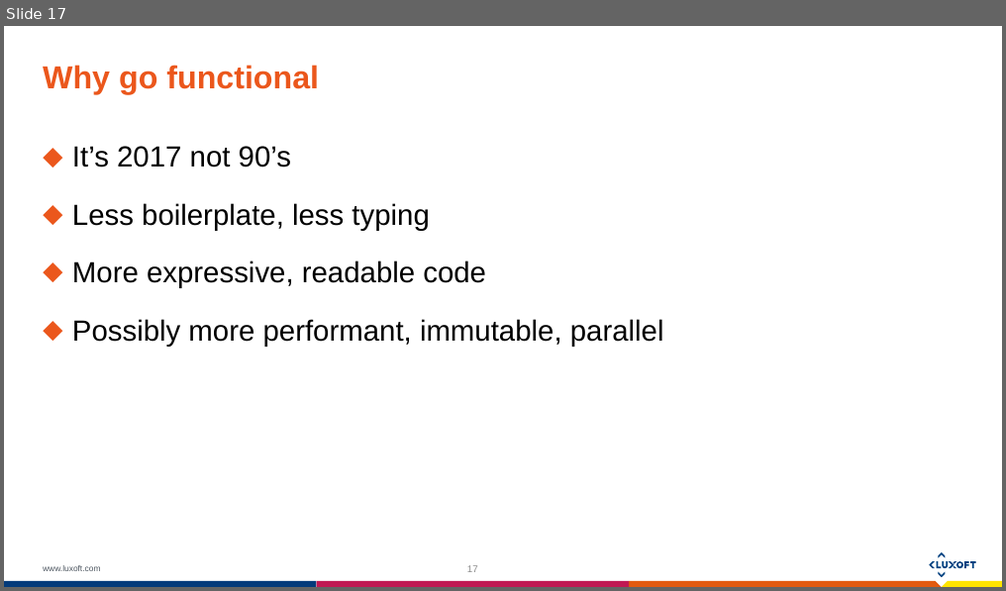
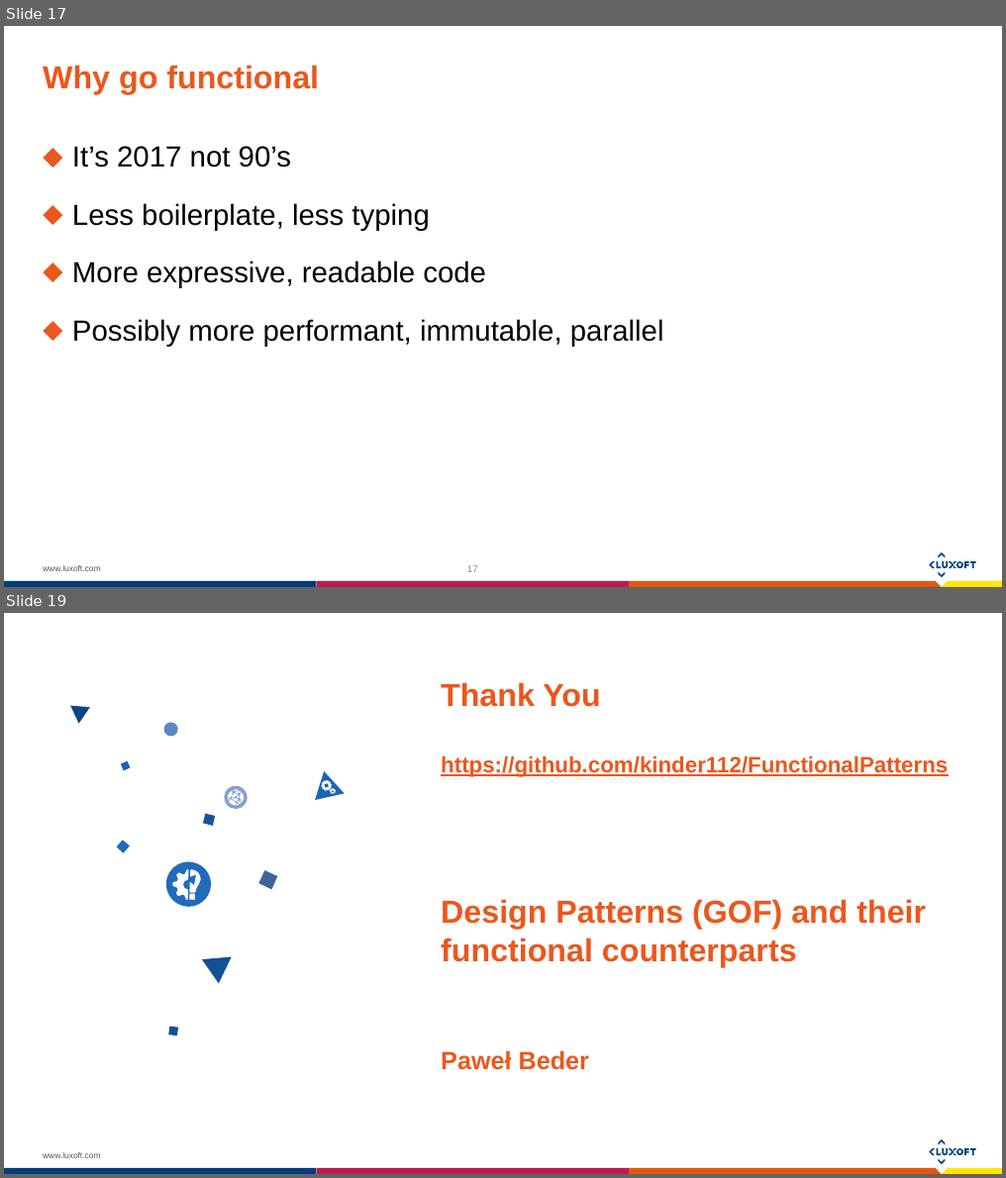
Before and after one commit to bederp/FunctionalPatterns, a slide deck: src/main/Design patterns and their functional counterparts - Luxoft Template.pptx. Shown one above the other, each under a label of ours: slide 17 before the commit, slides 17 and 19 after it; the slides between them are not shown. The pictures are 1006x591 and 1006x1178 pixels, drawn with LibreOffice and Linux fonts; fonts in the diff are those of the drawing. Boxes give left, top, right and bottom in pixels: in the first picture for what was removed or moved away, otherwise in the second. Text is boxed around its words. In the diff, an @@ line names an element or a change of style, - is before the commit and + after.

```diff
--- a/src/main/Design patterns and their functional counterparts - Luxoft Template.pptx
+++ b/src/main/Design patterns and their functional counterparts - Luxoft Template.pptx
@@ slide 19 added at (x1=4, y1=613, x2=1002, y2=1174), background #FFFFFF; not listed: 16 template elements that a slide beside it also shows @@
@@ title added at (x1=441, y1=682, x2=947, y2=1070), 23 pt, text #EB571C, bold @@
+Thank You
+https://github.com/kinder112/FunctionalPatterns
+Design Patterns (GOF) and their functional counterparts
+Paweł Beder
@@ group added at (x1=71, y1=706, x2=345, y2=1036): 16 freeform shapes @@
```
Also in this commit, not shown: 2 slides changed, 1 other slide added, 1 slide removed.
